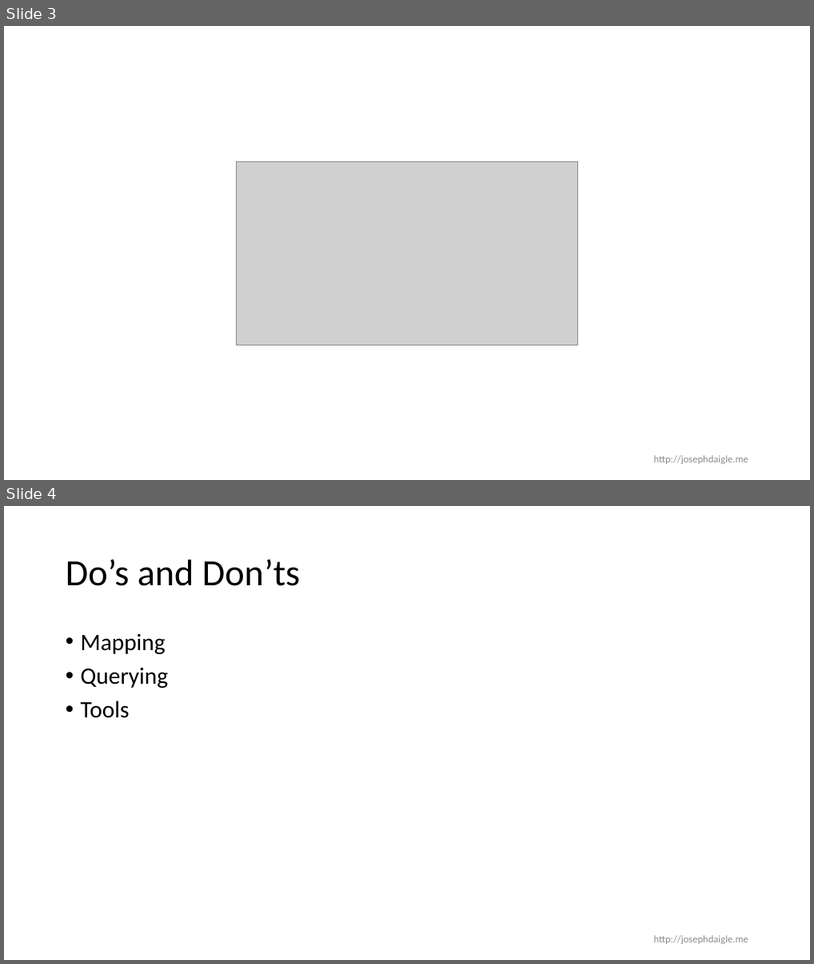
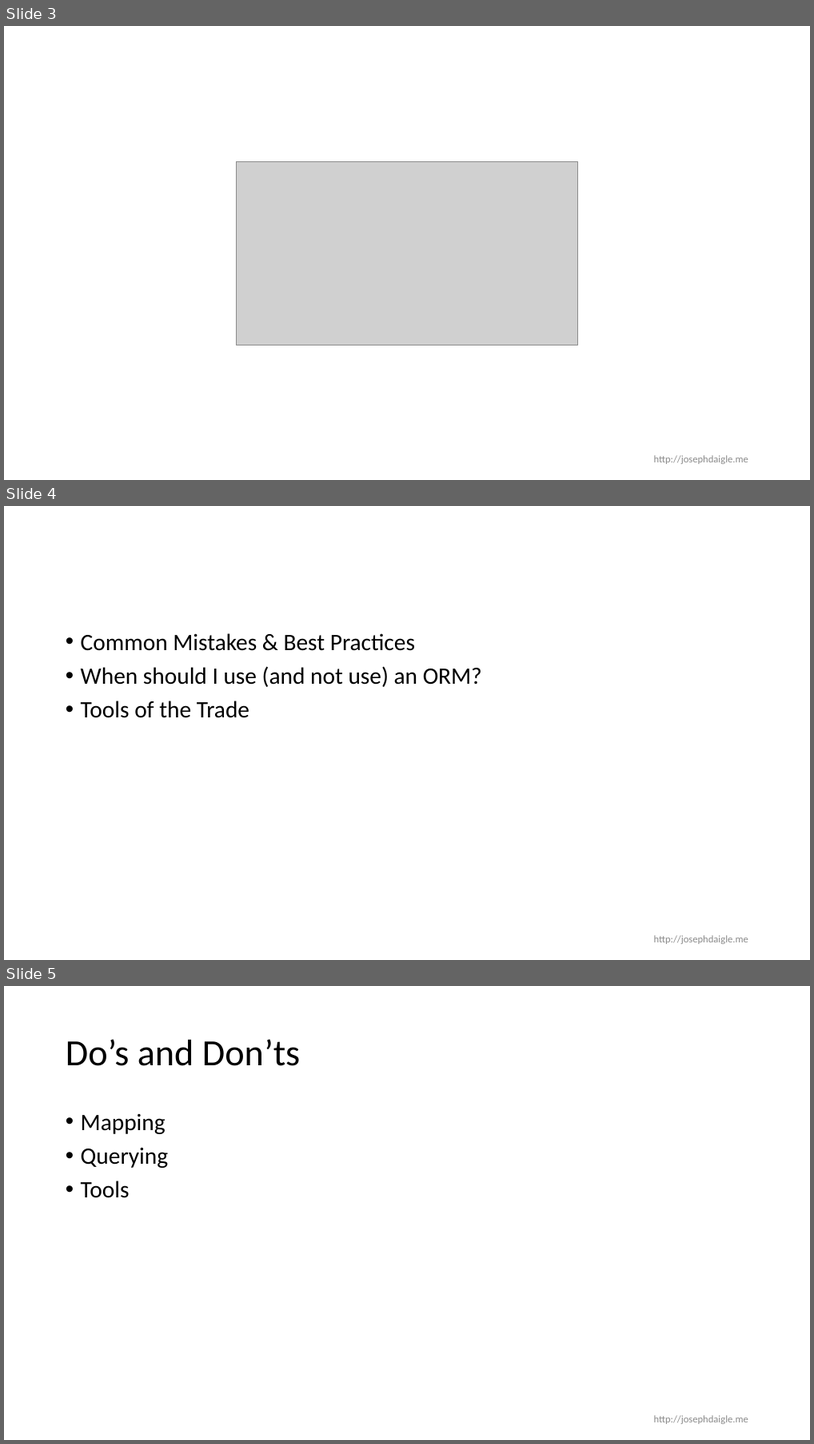
Before and after one commit to jdaigle/talks, a slide deck: DataAccessForPerfJunkies/DataAccessForPerJunkies.pptx. Shown one above the other, each under a label of ours: slides 3 and 4 before the commit, slides 3, 4 and 5 after it. The pictures are 814x964 and 814x1444 pixels, drawn with LibreOffice and Linux fonts; fonts in the diff are those of the drawing; grey boxes stand for pictures. Boxes give left, top, right and bottom in pixels: in the first picture for what was removed or moved away, otherwise in the second. Text is boxed around its words. In the diff, an @@ line names an element or a change of style, - is before the commit and + after.

```diff
--- a/DataAccessForPerfJunkies/DataAccessForPerJunkies.pptx
+++ b/DataAccessForPerfJunkies/DataAccessForPerJunkies.pptx
@@ slide 4 added at <box>4,506,810,960</box>, background #FFFFFF @@
@@ text added at <box>81,633,482,718</box>, 28 pt, text #000000 @@
+• Common Mistakes & Best Practices
+• When should I use (and not use) an ORM?
+• Tools of the Trade
@@ text added at <box>654,935,749,944</box>, 12 pt, text #8C8C8C @@
+http://josephdaigle.me
@@ what was slide 4 is now slide 5 @@
```
Also in this commit, not shown: 15 slides changed.
